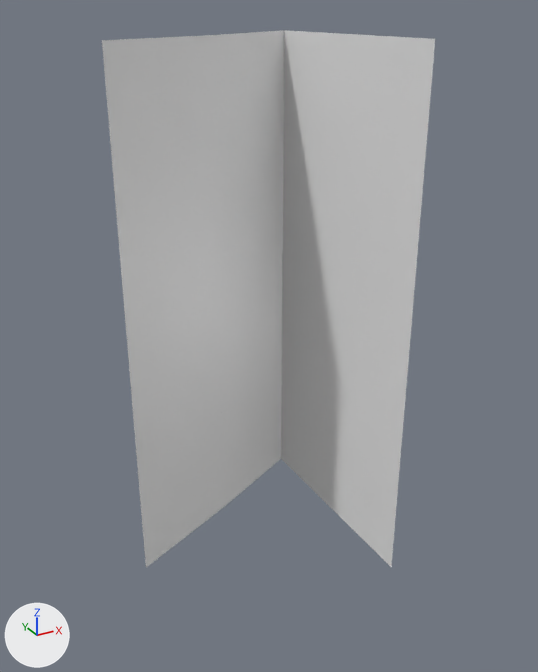
Two versions of the FBX model Assets/Project/Art/Environment/Models/Wall-Angle-End.fbx, one commit apart.
One viewpoint serves both versions: a 50 mm lens placed at (-11.6, -21.8, 18.7), pointed at (-0.2, -1.0, 8.3). The lights are fixed; the arrows at lower left show +X, +Y and +Z. Vertices at the same position are counted once.

The scene before the commit, as lines of its bpy script (objects in view):
```python
me_plane_017 = bpy.data.meshes.new('Plane.017')
me_plane_017.from_pydata(...)  # 37 vertices, 20 faces; spans x -5.1..2.7, y -5.0..3.1, z 0.0..18.0
me_plane_017.materials.append(mat_tileset_final)  # white #e7e7e7
# before: 0 (2.7, -5.0, 0.0) at pixel (391, 567), 1 (-5.1, -0.7, 0.0) at pixel (145, 567), 5 (-1.1, 1.2, 0.0) at pixel (224, 506), 15 (2.7, 3.1, 0.1) at pixel (280, 458), 18 (2.7, 3.1, 3.7) at pixel (281, 388)
# before: 29 (-1.1, 1.2, 3.6) at pixel (222, 430), 30 (2.7, 3.1, 0.1) at pixel (280, 458), 36 (2.7, -1.0, 0.1) at pixel (330, 507)
ob_wall_angle_end = bpy.data.objects.new('Wall-Angle-End', me_plane_017)
ob_wall_angle_end.location = (0.0, 0.0, 0.0)
```
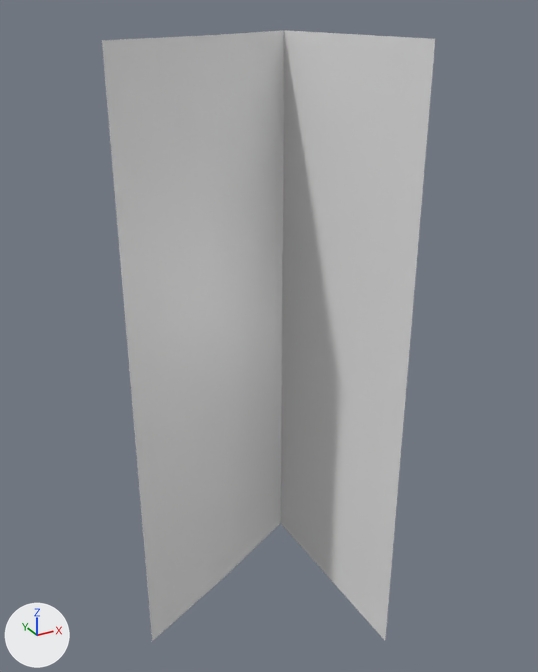
The newer file is also turned or shifted as a whole; pictures and numbers use the older file's frame.

Patch to the scene script:
```diff
--- a/Assets/Project/Art/Environment/Models/Wall-Angle-End.fbx.py
+++ b/Assets/Project/Art/Environment/Models/Wall-Angle-End.fbx.py
@@ me_plane_017 @@
 me_plane_017.from_pydata(...)  # 37 vertices, 20 faces; spans x -5.1..2.7, y -5.0..3.1, z 0.0..18.0
 # used by ob_wall_angle_end; location = (0.0, 0.0, 0.0)
 # verts and faces of me_plane_017; kept vertices keep their numbers, new ones are numbered from 37
+# me_plane_017 part 1
+delete_vertices([30])  # with the faces that use them
+for new, old in zip([*range(37, 42)], [1, 5, 15, 15, 36]): verts[new] = verts[old] + (0.0, 0.0, -3.6)
+verts[42] = (2.7, -5.0, -3.5)  # pixel (385, 640)
+faces += [(5, 29, 18, 15), (0, 42, 41, 36), (15, 36, 41, 39), (5, 15, 40, 38), (1, 5, 38, 37)]
 me_plane_017.materials.append(mat_tileset_final)
```

Changed parts and their boxes (x1, y1, x2, y2) in the pictures (538 x 672 px):
'Wall-Angle-End', reshaped (14% taller)
    before: (102, 30, 435, 567)
    after: (102, 30, 435, 641)
part 1 of me_plane_017, built on
    before: (222, 389, 281, 507)
    after: (146, 389, 391, 641)
